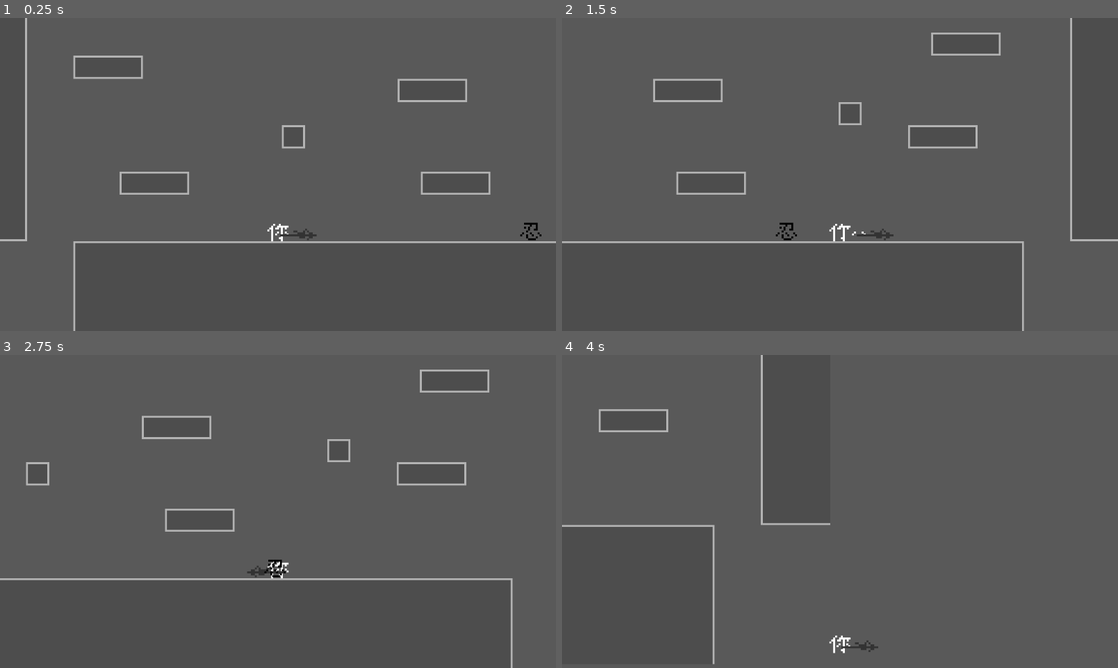
Above: before the commit, frames 1-4 (two rows, left to right).
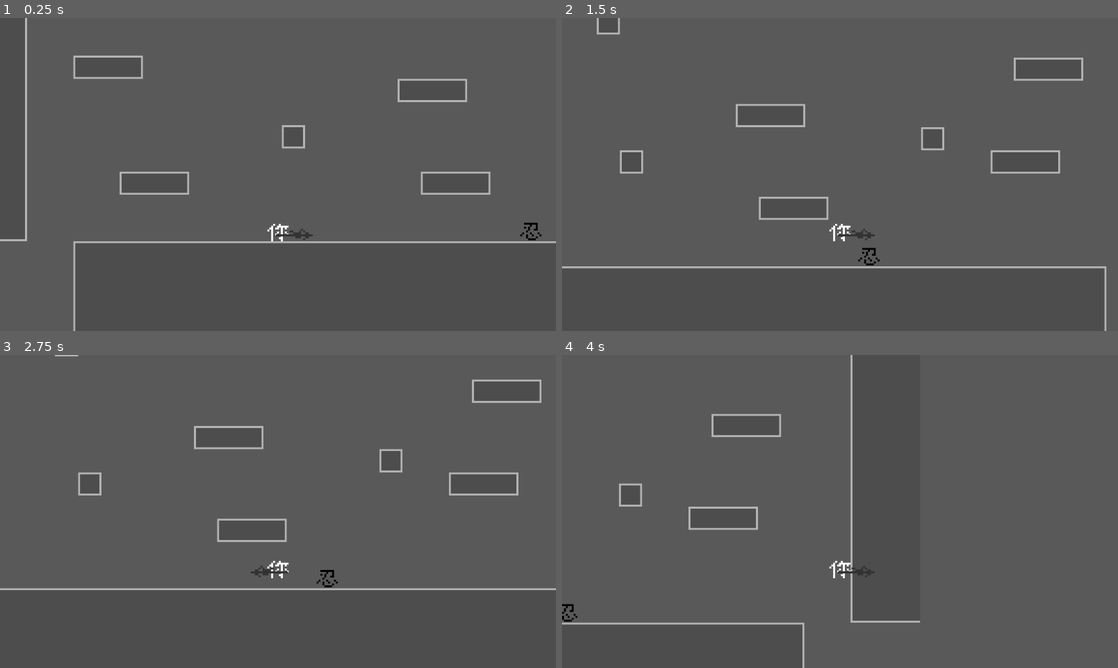
Above: after the commit, the same moments.

Repository: 123yangjiu/aminoacow
Game: Godot game, scene res://scene/map/battle_scene.tscn
The game is run twice, just before and just after one commit, with the same random seed, the same clock (stepped at 60 frames per second) and the same inputs.
Inputs:
- Up to frame 1 (0.25 s): no input
- Up to frame 2 (1.5 s): tap Enter at 0.5 s; hold Right (ui_right) from 0.53 s (still down); tap X (attack, bound only after the commit) at 0.6 s; tap Z (attack, bound only before the commit) at 0.8, 1.35 s
- Up to frame 3 (2.75 s): tap X (attack, bound only after the commit) at 1.55, 2.1 s; release Right (ui_right) at 2.03 s; hold Left (ui_left) from 2.03 s (still down); tap Z (attack, bound only before the commit) at 2.3 s
- Up to frame 4 (4 s): release Left (ui_left) at 2.78 s; hold Right (ui_right) from 2.78 s (still down); tap Z (attack, bound only before the commit) at 2.85, 3.8 s; tap X (attack, bound only after the commit) at 3.05, 3.6 s

The runs differ from the first frame. In frame 1, less than 0.1% of the frame differs, in the area x 49-57%, y 67-71%; in frame 2, 4.0%, in the area x 0-100%, y 0-100%; in frame 3, 3.7%; in frame 4, 2.6%.

Commit message:
a really small update
you would not move your hand in a false position when you flipping

Diff:
--- a/project.godot
+++ b/project.godot
@@ -27,12 +27,12 @@
 
 attack={
 "deadzone": 0.2,
-"events": [Object(InputEventKey,"resource_local_to_scene":false,"resource_name":"","device":-1,"window_id":0,"alt_pressed":false,"shift_pressed":false,"ctrl_pressed":false,"meta_pressed":false,"pressed":false,"keycode":0,"physical_keycode":90,"key_label":0,"unicode":122,"location":0,"echo":false,"script":null)
+"events": [Object(InputEventKey,"resource_local_to_scene":false,"resource_name":"","device":0,"window_id":0,"alt_pressed":false,"shift_pressed":false,"ctrl_pressed":false,"meta_pressed":false,"pressed":false,"keycode":0,"physical_keycode":88,"key_label":0,"unicode":0,"location":0,"echo":false,"script":null)
 ]
 }
 jump={
 "deadzone": 0.2,
-"events": [Object(InputEventKey,"resource_local_to_scene":false,"resource_name":"","device":-1,"window_id":0,"alt_pressed":false,"shift_pressed":false,"ctrl_pressed":false,"meta_pressed":false,"pressed":false,"keycode":0,"physical_keycode":88,"key_label":0,"unicode":120,"location":0,"echo":false,"script":null)
+"events": [Object(InputEventKey,"resource_local_to_scene":false,"resource_name":"","device":0,"window_id":0,"alt_pressed":false,"shift_pressed":false,"ctrl_pressed":false,"meta_pressed":false,"pressed":false,"keycode":0,"physical_keycode":90,"key_label":0,"unicode":0,"location":0,"echo":false,"script":null)
 ]
 }
 
--- a/resource/character/character_stats.gd
+++ b/resource/character/character_stats.gd
@@ -9,6 +9,7 @@
 @export var art:Texture2D
 @export var speed:float
 @export var jump_speed:float
+@export var attack_interal:float
 
 var health:int :set = set_health
 var health_mode:float = 1.0
--- a/script/character/you.gd
+++ b/script/character/you.gd
@@ -17,13 +17,10 @@
 #node-related
 	#action
 var is_action:bool=false
+var is_flip:bool = false
 var direction_bool:bool=true :set = set_direction
 var acceleration:int = 600
 var friction:int = 1000
-
-
-
-
 
 
 func _ready() -> void:
@@ -51,7 +48,8 @@
 
 
 func set_direction(value)->void:
-	if value != direction_bool:
+	if value != direction_bool and ! is_action:
+		is_flip = true
 		flip_hand(value)
 	direction_bool = value
 
@@ -68,6 +66,8 @@
 func smooth_move(direction)->void:
 	if direction:
 		velocity.x = move_toward(velocity.x,direction * SPEED,acceleration)
+		if is_action:
+			return
 		if direction>0:
 			direction_bool = true
 		else:
@@ -77,19 +77,21 @@
 func flip_hand(direction)->void:
 	var tween = create_tween()
 	if ! direction:
-		tween.tween_property(hand,"scale",Vector2(-1,1),0.1)
-		tween.parallel().tween_property(hand,"position",Vector2(1.5,0),0.1)
+		tween.tween_property(hand,"position",Vector2(1.5,0),0.1)
+		tween.parallel().tween_property(hand,"scale",Vector2(-1,1),0.1)
 		#tween.tween_property(hand,"rotation_degrees",-180,0.1)
 	else:
-		tween.tween_property(hand,"scale",Vector2(1,1),0.1)
-		tween.parallel().tween_property(hand,"position",Vector2(2.5,0),0.1)
+		tween.tween_property(hand,"position",Vector2(2.5,0),0.1)
+		tween.parallel().tween_property(hand,"scale",Vector2(1,1),0.1)
+	await tween.finished
+	is_flip = false
 	#tween.parallel().tween_property(current_weapon,"rotation_degrees",180,0.1)
 	#tween.tween_property(hand,"rotation_degrees",0,0.1)
 
-	pass
 func attack(direction)->void:
-	if Input.is_action_just_pressed("attack") and ! is_action:
+	if Input.is_action_just_pressed("attack") and ! is_action and ! is_flip:
 		current_weapon.attack(direction)
+
 
 func image_change()->void:
 	var image:Image = art.get_image()
--- a/stats/weapon/qiang/qiang.tres
+++ b/stats/weapon/qiang/qiang.tres
@@ -9,7 +9,7 @@
 script = ExtResource("4_14cco")
 attack = 8
 icon = ExtResource("1_p4042")
-init_offset = Vector2(8, 1)
+init_offset = Vector2(6, 1)
 attackshape = ExtResource("2_14cco")
 attackshape_offset = Vector2(4, 0)
 id = "qiang"
--- a/stats/you/you.tres
+++ b/stats/you/you.tres
@@ -7,6 +7,7 @@
 script = ExtResource("2_urpni")
 max_health = 30
 art = ExtResource("1_takd6")
-speed = 175.0
+speed = 150.0
 jump_speed = -250.0
+attack_interal = 0.3
 metadata/_custom_type_script = "uid://bptq7c5xo6cko"
